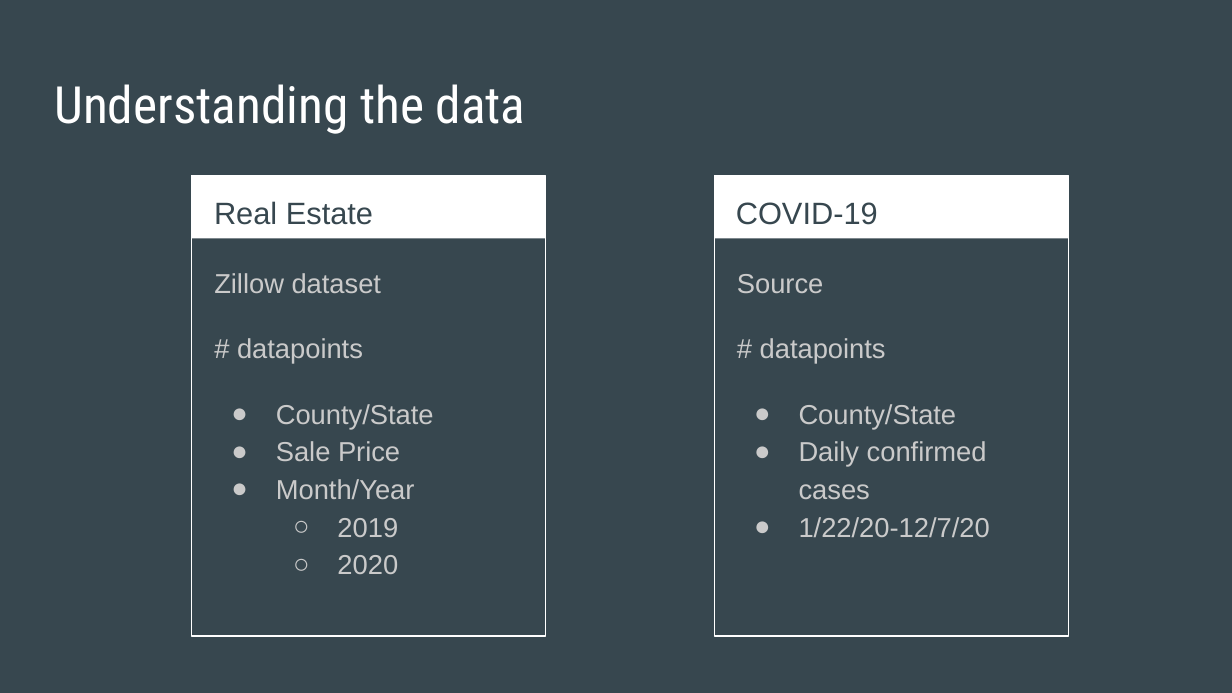
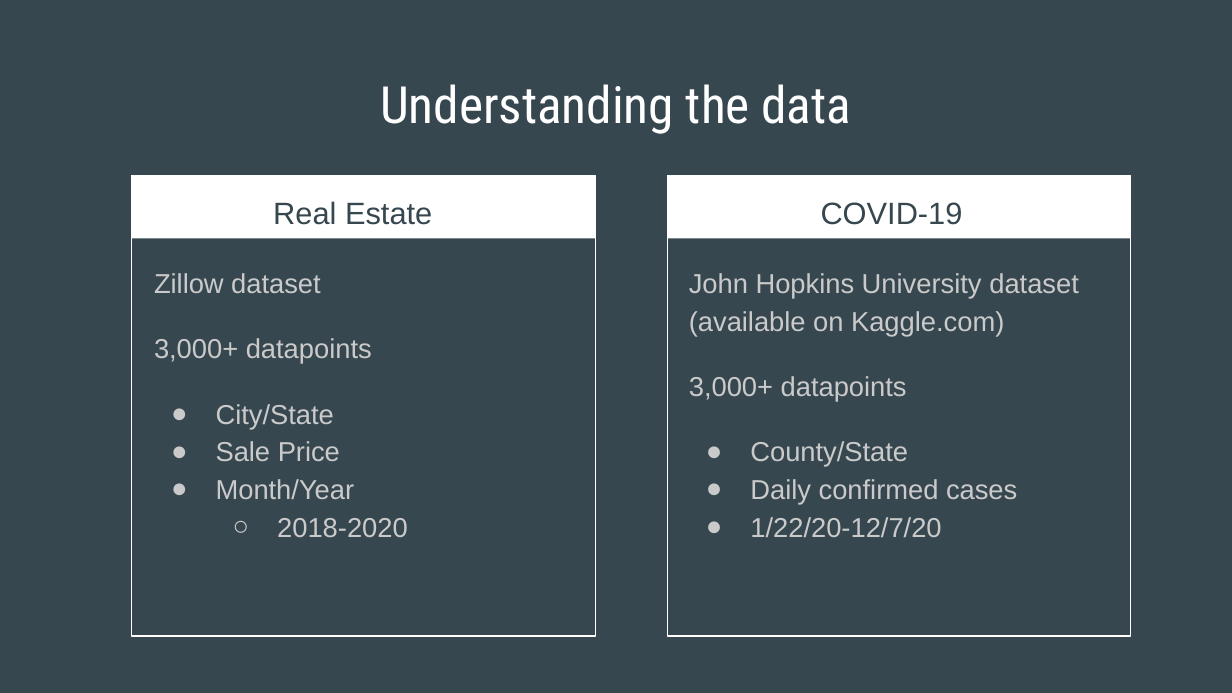
Before and after one commit to Jopinson/COVID19_Property_Pandemic, a slide deck: slide 4 of PresentationSlides.pptx. Drawn at 1232x693 pixels with LibreOffice and Linux fonts; fonts in the diff are those of the drawing. Boxes give left, top, right and bottom in pixels: in the first picture for what was removed or moved away, otherwise in the second. Text is boxed around its words. In the diff, an @@ line names an element or a change of style, - is before the commit and + after.

Commit message:
Updating presentation slides
Revised question, added details to dataset and tools

```diff
--- a/PresentationSlides.pptx
+++ b/PresentationSlides.pptx
@@ rectangle: place and size @@
-rectangle at bbox=[192, 176, 547, 637]
+rectangle at bbox=[132, 176, 595, 637]
@@ rectangle: place and size @@
-rectangle at bbox=[192, 176, 547, 239]
+rectangle at bbox=[132, 176, 595, 239]
@@ alignment left to centre in 3 elements at bbox=[380, 84, 852, 134], bbox=[821, 202, 963, 225], bbox=[273, 201, 432, 225] @@
@@ text "Real Estate": place and size @@
-text "Real Estate" at bbox=[214, 201, 373, 225]
+text "Real Estate" at bbox=[273, 201, 432, 225]
@@ rectangle: place and size @@
-rectangle at bbox=[715, 176, 1069, 637]
+rectangle at bbox=[668, 176, 1131, 637]
@@ rectangle: place and size @@
-rectangle at bbox=[715, 176, 1069, 239]
+rectangle at bbox=[668, 176, 1131, 239]
@@ text "Zillow dataset": place and size @@
-text "Zillow dataset" at bbox=[214, 273, 434, 574]
+text "Zillow dataset" at bbox=[154, 273, 408, 537]
@@ text "John Hopkins University dataset (available ...": place and size @@
-text "John Hopkins University dataset (available ..." at bbox=[737, 274, 990, 537]
+text "John Hopkins University dataset (available ..." at bbox=[689, 273, 1079, 537]
@@ text at bbox=[689, 273, 1079, 402]: text changed @@
-Source
-# datapoints
+John Hopkins University dataset (available on Kaggle.com)
+3,000+ datapoints
@@ text at bbox=[154, 338, 372, 429]: text changed @@
-# datapoints
-● County/State
+3,000+ datapoints
+● City/State
@@ text at bbox=[277, 518, 408, 537]: text changed @@
-  ○ 2019
-  ○ 2020
+  ○ 2018-2020
```
Also in this commit, not shown: 4 other slides changed, 1 slide added.
